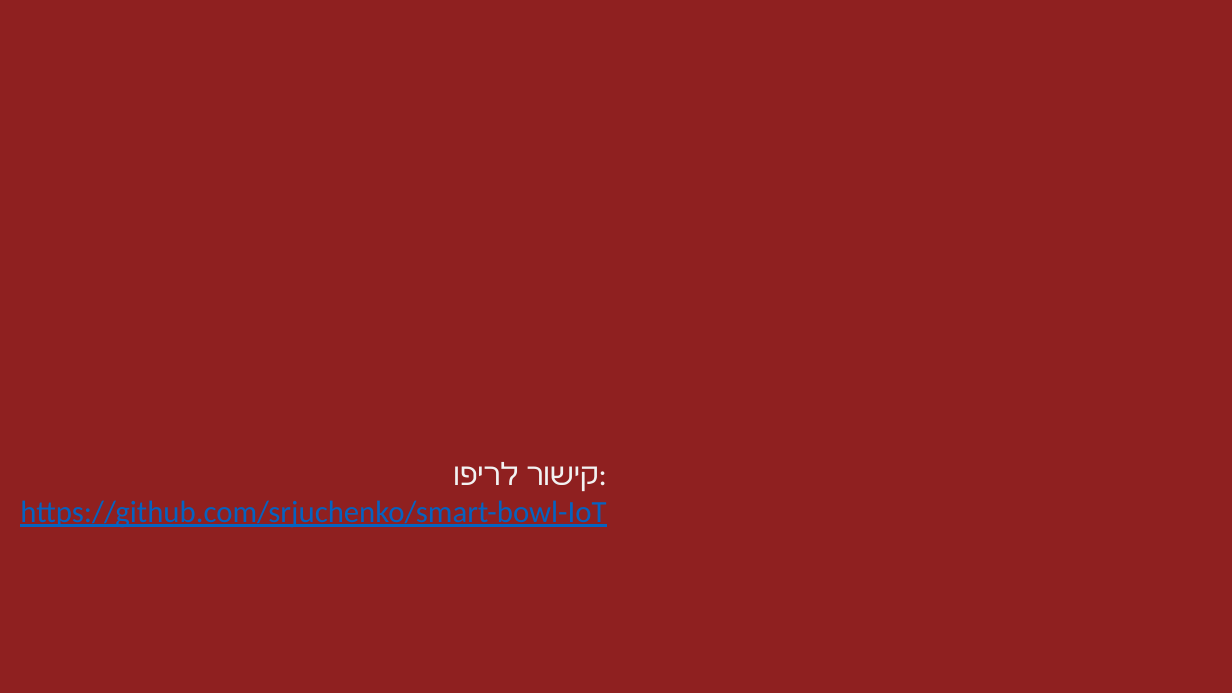
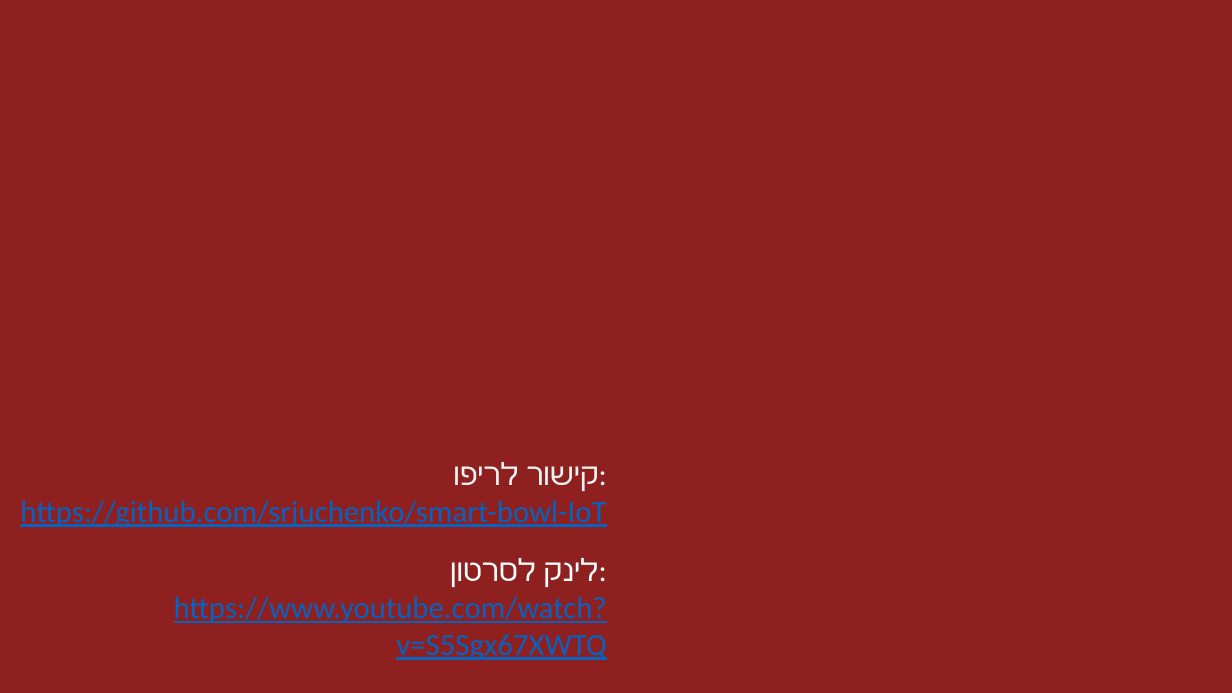
Before and after one commit to srjuchenko/smart-bowl-IoT, a slide deck: slide 1 of Presentation/iot-smart-bowl-presentation.pptx. Drawn at 1232x693 pixels with LibreOffice and Linux fonts; fonts in the diff are those of the drawing; background and template pictures are left out. Boxes give left, top, right and bottom in pixels: in the first picture for what was removed or moved away, otherwise in the second. Text is boxed around its words. In the diff, an @@ line names an element or a change of style, - is before the commit and + after.

Commit message:
add presentation

```diff
--- a/Presentation/iot-smart-bowl-presentation.pptx
+++ b/Presentation/iot-smart-bowl-presentation.pptx
@@ text added at (x1=174, y1=558, x2=607, y2=661), 24 pt, text #0563C1, underline @@
+לינק לסרטון:
+https://www.youtube.com/watch?v=S5Sgx67XWTQ
```
Also in this commit, not shown: 1 other file.
